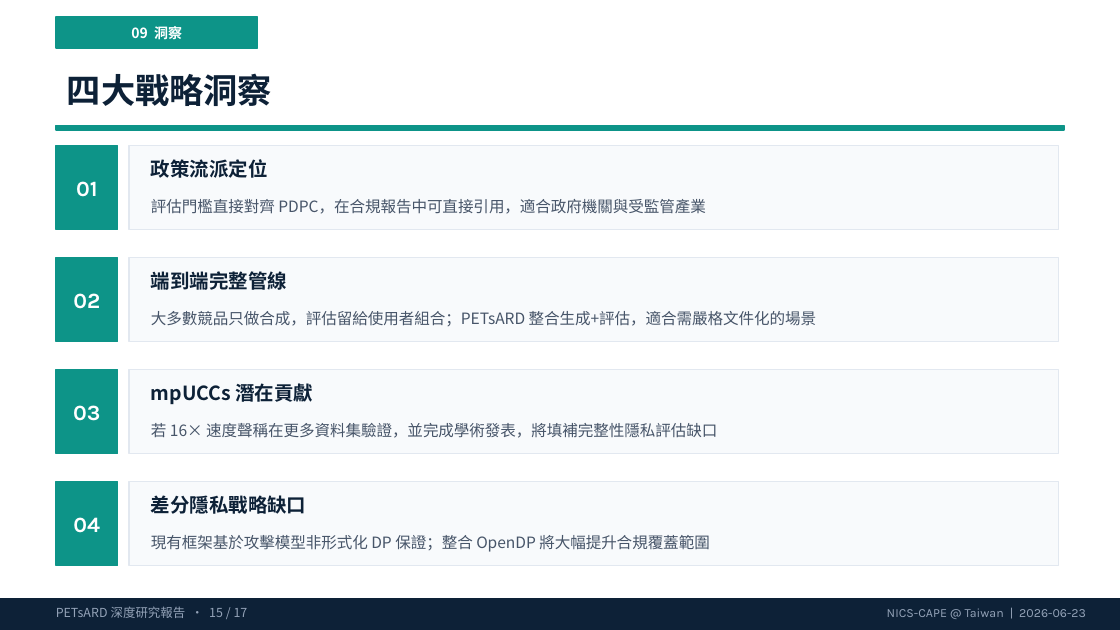
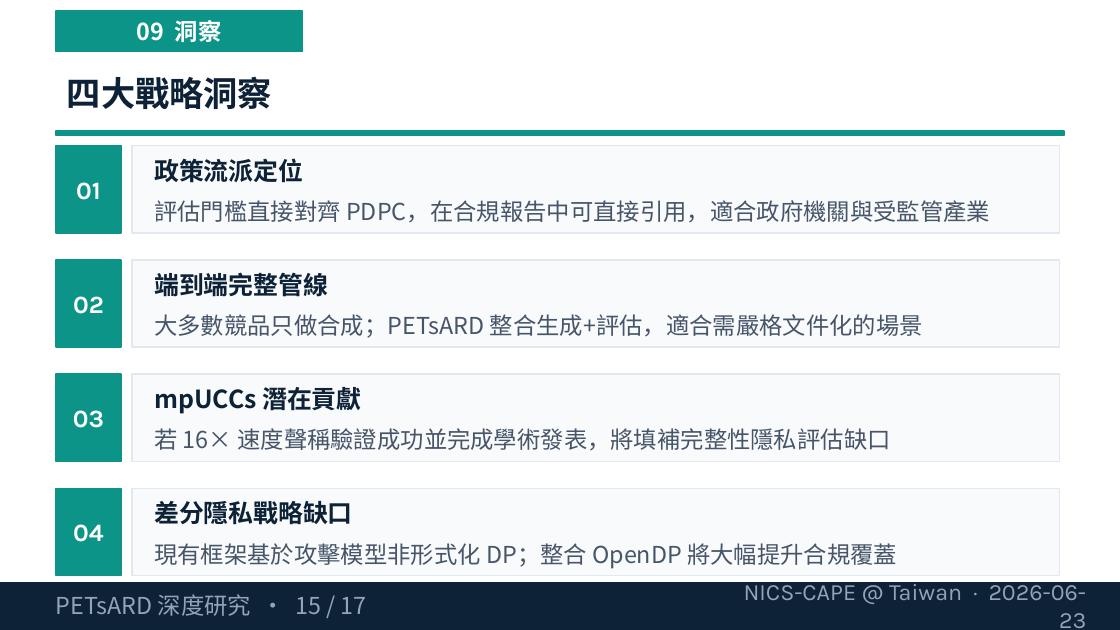
Before and after one commit to wangsc2024/knowledge, a slide deck: slide 15 of public/presentations/petsard-research-20260623.pptx. Drawn at 1120x630 pixels with LibreOffice and Linux fonts; fonts in the diff are those of the drawing. Boxes give left, top, right and bottom in pixels: in the first picture for what was removed or moved away, otherwise in the second. Text is boxed around its words. In the diff, an @@ line names an element or a change of style, - is before the commit and + after.

Commit message:
feat(presentations): 更新 PETsARD 簡報（fontSize ≥ 15 全面合規）

```diff
--- a/public/presentations/petsard-research-20260623.pptx
+++ b/public/presentations/petsard-research-20260623.pptx
@@ text "09 洞察" at (137, 20, 222, 42): size 9 to 15 pt @@
@@ rectangle: place and size @@
-rectangle at (56, 17, 258, 48)
+rectangle at (56, 11, 302, 52)
@@ rectangle: place and size @@
-rectangle at (56, 125, 1064, 130)
+rectangle at (56, 131, 1064, 136)
@@ text "評估門檻直接對齊 PDPC，在合規報告中可直接引用，適合政府機關與受監管產業" at (154, 200, 990, 222): size 10 to 15 pt @@
@@ rectangle: place and size @@
-rectangle at (56, 258, 118, 342)
+rectangle at (56, 260, 121, 347)
@@ rectangle: place and size @@
-rectangle at (129, 258, 1058, 342)
+rectangle at (132, 260, 1060, 347)
@@ text at (154, 314, 923, 338): text changed; size 10 to 15 pt @@
-大多數競品只做合成，評估留給使用者組合；PETsARD 整合生成+評估，適合需嚴格文件化的場景
+大多數競品只做合成；PETsARD 整合生成+評估，適合需嚴格文件化的場景
@@ rectangle: place and size @@
-rectangle at (56, 370, 118, 454)
+rectangle at (56, 374, 121, 461)
@@ rectangle: place and size @@
-rectangle at (129, 370, 1058, 454)
+rectangle at (132, 374, 1060, 461)
@@ text at (154, 428, 890, 450): text changed; size 10 to 15 pt @@
-若 16× 速度聲稱在更多資料集驗證，並完成學術發表，將填補完整性隱私評估缺口
+若 16× 速度聲稱驗證成功並完成學術發表，將填補完整性隱私評估缺口
@@ size 14 to 16 pt in 4 elements at (76, 182, 101, 200), (73, 296, 104, 314), (73, 410, 104, 428), (73, 524, 103, 542) @@
@@ rectangle: place and size @@
-rectangle at (56, 482, 118, 566)
+rectangle at (56, 488, 121, 576)
@@ rectangle: place and size @@
-rectangle at (129, 482, 1058, 566)
+rectangle at (132, 488, 1060, 576)
@@ size 12.5 to 16 pt in 4 elements at (154, 158, 303, 183), (154, 273, 328, 296), (154, 387, 361, 414), (154, 501, 352, 525) @@
@@ text at (154, 543, 897, 569): text changed; size 10 to 15 pt @@
-現有框架基於攻擊模型非形式化 DP 保證；整合 OpenDP 將大幅提升合規覆蓋範圍
+現有框架基於攻擊模型非形式化 DP；整合 OpenDP 將大幅提升合規覆蓋
@@ rectangle: place and size @@
-rectangle at (0, 599, 1120, 630)
+rectangle at (0, 582, 1120, 630)
@@ text at (56, 594, 367, 616): text changed; size 8 to 15 pt @@
-PETsARD 深度研究報告 · 15 / 17
+PETsARD 深度研究 · 15 / 17
@@ text at (744, 579, 1087, 628): text changed; size 8 to 15 pt @@
-NICS-CAPE @ Taiwan | 2026-06-23
+NICS-CAPE @ Taiwan · 2026-06-23
```
Also in this commit, not shown: 16 other slides changed.
